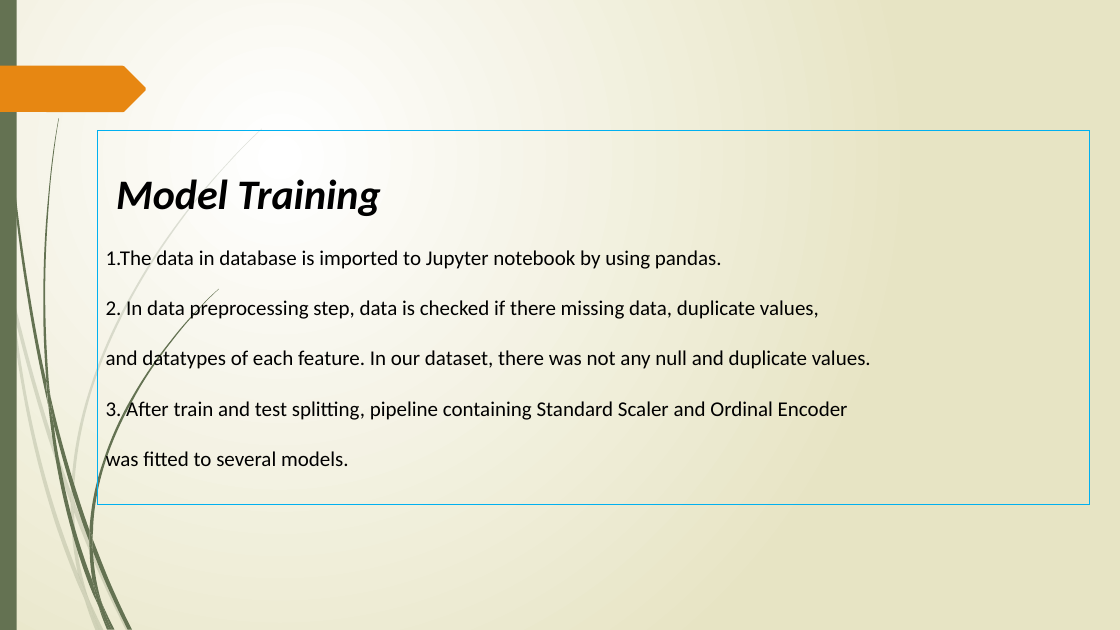
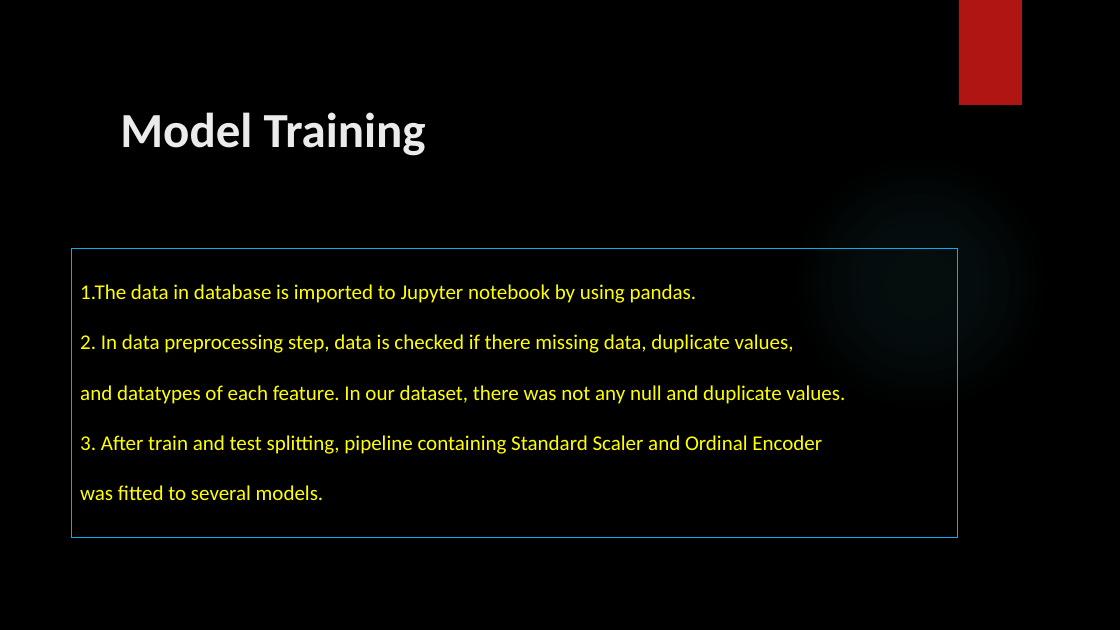
Before and after one commit to VaibhavJoshi95/Internship-InsurancePremiumPrediction, a slide deck: slide 6 of Documents/Insurance Premium Prediction.pptx. Drawn at 1120x630 pixels with LibreOffice and Linux fonts; fonts in the diff are those of the drawing; background and template pictures are left out. Boxes give left, top, right and bottom in pixels: in the first picture for what was removed or moved away, otherwise in the second. Text is boxed around its words. In the diff, an @@ line names an element or a change of style, - is before the commit and + after.

```diff
--- a/Documents/Insurance Premium Prediction.pptx
+++ b/Documents/Insurance Premium Prediction.pptx
@@ background gradient #FFFFFF to #E8E6C4 to picture (left out) @@
@@ rectangle removed at (0, 0, 17, 630) @@
@@ rectangle added at (959, 0, 1022, 105), fill #B01513 @@
@@ freeform shape removed at (0, 66, 146, 112) @@
@@ text added at (120, 112, 426, 156), 42 pt, text #EBEBEB, bold @@
+  Model Training
@@ text in rectangle at (116, 179, 380, 216): paragraph removed @@
-Model Training
@@ ellipse added at (791, 154, 1049, 413), fill gradient #50B9C1 @@
@@ rectangle "1.The data in database is ...": place and size @@
-rectangle "1.The data in database is ..." at (97, 131, 1091, 504)
+rectangle "1.The data in database is ..." at (72, 249, 958, 537)
@@ rectangle "1.The data in database is ..." at (72, 249, 958, 537): text colour #000000 to #FFFF00 @@
@@ group removed at (0, 129, 262, 630): 10 freeform shapes @@
@@ group removed at (3, 0, 218, 630): 12 freeform shapes @@
```
Also in this commit, not shown: 11 other slides changed, 1 slide added, 4 other files.
